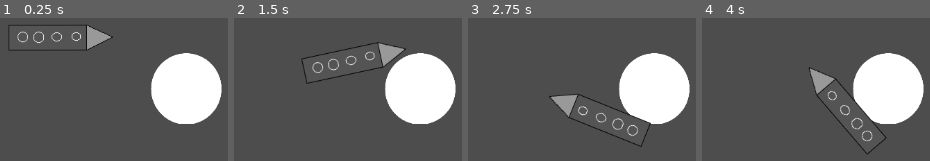
Above: before the commit, frames 1-4 (left to right).
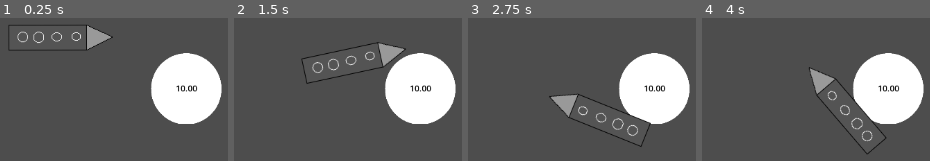
Above: after the commit, the same moments.

Repository: k3mystra/godot-gals-baby
Game: Godot game, scene res://main.tscn
Two runs of this game, one before a commit and one after it. Both use one fixed random seed, a clock stepped at 60 frames per second and the inputs below.
Inputs (mouse positions are in pixels of both pictures, inside the frame that each line leads up to):
- Up to frame 1 (0.25 s): no input
- Up to frame 2 (1.5 s): move the mouse to (outside the picture) at 0.52 s; click (outside the picture) at 0.67 s; drag from (329, 119) to (outside the picture) at 1.27 s
- Up to frame 3 (2.75 s): move the mouse to (outside the picture) at 2.02 s; click (outside the picture) at 2.17 s
- Up to frame 4 (4 s): drag from (outside the picture) to (717, 29) at 2.77 s; move the mouse to (outside the picture) at 3.52 s; click (outside the picture) at 3.67 s

The runs differ from the first frame. In frame 1, 0.2% of the frame differs, in the area x 77-87%, y 46-52%; in frame 2, 0.2%; in frame 3, 0.2%; in frame 4, 0.2%.

Commit message:
feat: Add mass label and draggable input

Diff:
--- a/planets/planet.gd
+++ b/planets/planet.gd
@@ -6,13 +6,44 @@
 @export var mass: float = 10
 @export var gravity_constant: float = 9
 
+var previous_mouse_position: Vector2
+var is_dragging: bool = false
+
+func _ready() -> void:
+	update_mass_label()
+
+
 func _physics_process(_delta: float) -> void:
 	for rocket in rockets:
 		var vec_to_rocket = position - rocket.position
-		print(vec_to_rocket)
 		# Gravity equation, with distance scaling
 		var force_amount = (gravity_constant * rocket.mass * mass) / vec_to_rocket.length_squared() * 100
-		print(force_amount)
 		var force = vec_to_rocket.normalized() * force_amount
 
 		rocket.apply_force(force)
+
+
+func _on_input_event(_viewport: Node, event: InputEvent, _shape_idx: int) -> void:
+	if event.is_action_pressed("ui_touch"):
+		# get_tree().set_input_as_handled()
+		previous_mouse_position = event.position
+		is_dragging = true
+
+
+func _input(event: InputEvent) -> void:
+	if not is_dragging:
+		return
+
+	if event.is_action_released("ui_touch"):
+		previous_mouse_position = Vector2()
+		is_dragging = false
+
+	if event is InputEventMouseMotion:
+		var drag_amount = -(event.position - previous_mouse_position).y
+		# Avoid mass dropping to less than 0
+		mass = max(mass + drag_amount / 100, 0.0)
+		update_mass_label()
+
+
+func update_mass_label() -> void:
+	$Label.text = "%.2f" % mass
--- a/planets/planet.tscn
+++ b/planets/planet.tscn
@@ -21,6 +21,7 @@
 radius = 124.036285
 
 [node name="Planet" type="StaticBody2D" unique_id=730577519]
+input_pickable = true
 physics_material_override = SubResource("PhysicsMaterial_0coog")
 script = ExtResource("1_0coog")
 gravity_constant = 5000.0
@@ -31,3 +32,14 @@
 [node name="CollisionShape2D" type="CollisionShape2D" parent="." unique_id=1271979777]
 position = Vector2(1, 0)
 shape = SubResource("CircleShape2D_0coog")
+
+[node name="Label" type="Label" parent="." unique_id=754522368]
+offset_left = -37.0
+offset_top = -22.0
+offset_right = 37.0
+offset_bottom = 20.0
+theme_override_colors/font_color = Color(0, 0, 0, 1)
+theme_override_font_sizes/font_size = 30
+text = "Mass"
+
+[connection signal="input_event" from="." to="." method="_on_input_event"]
